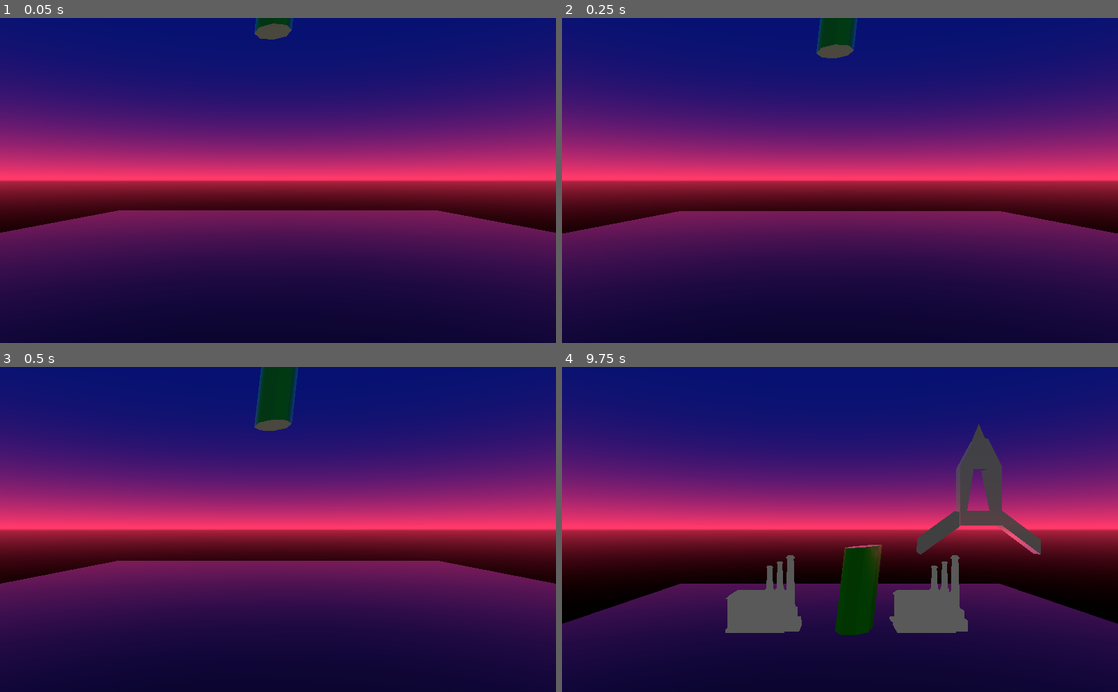
Above: before the commit, frames 1-4 (two rows, left to right).
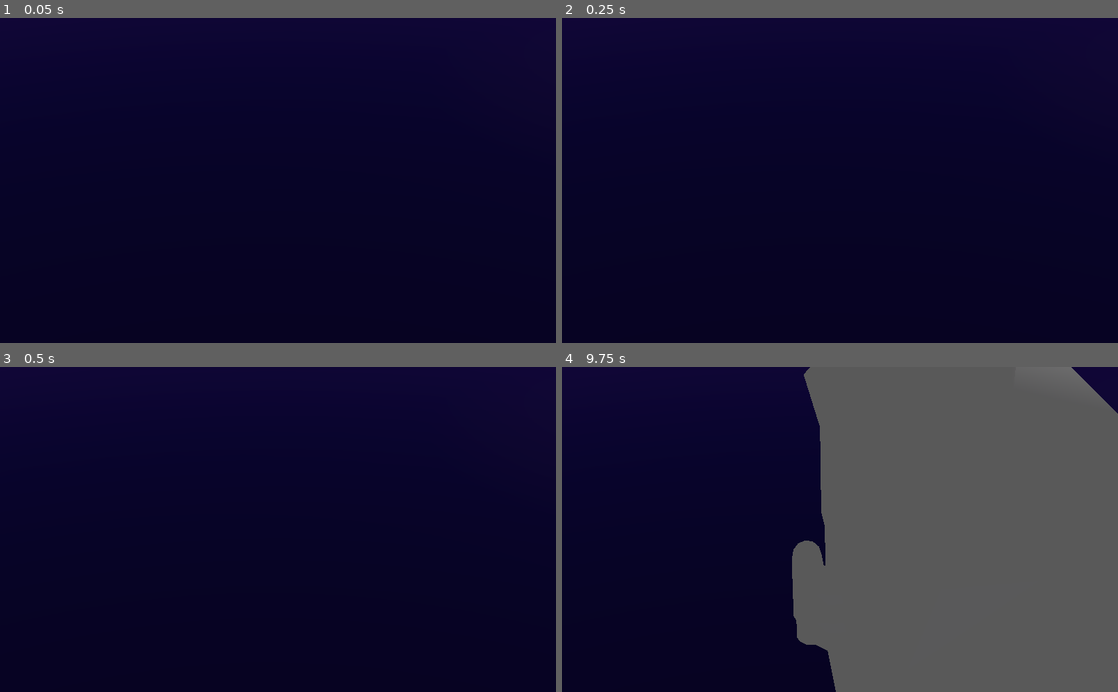
Above: after the commit, the same moments.

Repository: outfrost/SGJ19
Game: Godot game, scene res://main_scene.tscn
The game is run twice, just before and just after one commit, with the same random seed, the same clock (stepped at 60 frames per second) and the same inputs.
Inputs:
- Up to frame 1 (0.05 s): no input
- Up to frame 2 (0.25 s): no input
- Up to frame 3 (0.5 s): no input
- Up to frame 4 (9.75 s): hold D (move_block_right) 0.53-1.28 s; tap Space (drop_block) every 0.75 s from 0.6 to 9.6 s; hold A (move_block_left) 1.28-2.03 s; hold D (move_block_right) 2.03-3.53 s; hold A (move_block_left) 3.53-5.78 s; hold D (move_block_right) 5.78-8.03 s; hold A (move_block_left) 8.03-9.53 s; hold D (move_block_right) from 9.53 s (still down)

The runs differ from the first frame. In frame 1, 88% of the frame differs, in the area x 0-100%, y 0-95%; in frame 2, 88%; in frame 3, 88%; in frame 4, 91%, in the area x 0-100%, y 0-100%.

Commit message:
Progress on lemming climbing blocks

Diff:
--- a/characters/Lemming.gd
+++ b/characters/Lemming.gd
@@ -28,21 +28,40 @@
 		ClimbingState.IDLE:
 			idleTimeElapsed += delta
 			if idleTimeElapsed >= idleTime:
-				var movementDirection = Vector3(1.0 if randf() >= 0.5 else -1.0, 0.0, 0.0)
+				var right = randf() >= 0.5
+				var movementDirection = Vector3.RIGHT if right else Vector3.LEFT
 				var collision = move_and_collide(movementDirection * 32.0, true, false, true)
 				if collision.collider is KinematicBody:
-					climbingState = ClimbingState.ROLLING_LEFT
+					climbingState = ClimbingState.ROLLING_RIGHT \
+					                if right \
+					                else ClimbingState.ROLLING_LEFT
 				else:
+					right = !right
 					movementDirection = - movementDirection
 					collision = move_and_collide(movementDirection * 32.0, true, false, true)
 					if collision.collider is KinematicBody:
-						pass # Move towards the detected KinematicBody
+						climbingState = ClimbingState.ROLLING_RIGHT \
+						                if right \
+						                else ClimbingState.ROLLING_LEFT
 		ClimbingState.ROLLING_LEFT:
-			pass
+			var collision = move_and_collide(Vector3.LEFT * movementSpeed * delta,
+			                                 true,
+			                                 false)
+			if collision:
+				climbingState = ClimbingState.CLIMBING_LEFT
 		ClimbingState.ROLLING_RIGHT:
-			pass
+			var collision = move_and_collide(Vector3.RIGHT * movementSpeed * delta,
+			                                 true,
+			                                 false)
+			if collision:
+				climbingState = ClimbingState.CLIMBING_RIGHT
 		ClimbingState.CLIMBING_LEFT:
-			pass
+			var collision = move_and_collide(Vector3.LEFT * movementSpeed * delta,
+			                                 true,
+			                                 false)
+			move_and_slide_with_snap(Vector3.UP * movementSpeed * delta,
+			                         Vector3(- 4.0, 0.0, 0.0),
+			                         collision.normal)
 		ClimbingState.CLIMBING_RIGHT:
 			pass
 		ClimbingState.ROLLING_UP_LEFT:
@@ -55,20 +74,3 @@
 			pass
 		ClimbingState.JUMPING_UP:
 			pass
-
-	if movementDirection.abs() == 0.0:
-		movementDirection = Vector3(1.0 if randf() >= 0.5 else -1.0, 0.0, 0.0)
-		var collision = move_and_collide(movementDirection * 32.0, true, false, true)
-		if collision.collider is KinematicBody:
-			pass # Move towards the detected KinematicBody
-		else:
-			movementDirection = - movementDirection
-			collision = move_and_collide(movementDirection * 32.0, true, false, true)
-			if collision.collider is KinematicBody:
-				pass # Move towards the detected KinematicBody
-	else:
-		var collision = move_and_collide(movementDirection * movementSpeed * delta, true, false)
-		if collision:
-			move_and_slide_with_snap(movementDirection * movementSpeed * delta,
-			                         movementDirection,
-			                         collision.normal)
--- a/main_scene.tscn
+++ b/main_scene.tscn
@@ -1,24 +1,28 @@
-[gd_scene load_steps=4 format=2]
+[gd_scene load_steps=5 format=2]
 
-[ext_resource path="res://BlockSpawner.gd" type="Script" id=1]
-[ext_resource path="res://baseplatform.tscn" type="PackedScene" id=2]
-[ext_resource path="res://sidewall.tscn" type="PackedScene" id=3]
+[ext_resource path="res://characters/egg.tscn" type="PackedScene" id=1]
+[ext_resource path="res://BlockSpawner.gd" type="Script" id=2]
+[ext_resource path="res://baseplatform.tscn" type="PackedScene" id=3]
+[ext_resource path="res://sidewall.tscn" type="PackedScene" id=4]
 
 [node name="Main Scene" type="Spatial"]
 
+[node name="Egg" parent="." instance=ExtResource( 1 )]
+transform = Transform( 1, 0, 0, 0, 1, 0, 0, 0, 1, 0, 1.01, 0 )
+
 [node name="Block Spawner" type="Spatial" parent="."]
 transform = Transform( 1, 0, 0, 0, 1, 0, 0, 0, 1, 0, 12, 0 )
-script = ExtResource( 1 )
+script = ExtResource( 2 )
 
 [node name="Main Camera" type="Camera" parent="Block Spawner"]
 transform = Transform( 1, 0, 0, 0, 1, 0, 0, 0, 1, 0, -8, 19 )
 fov = 50.0
 far = 256.0
 
-[node name="Base Platform" parent="." instance=ExtResource( 2 )]
+[node name="Base Platform" parent="." instance=ExtResource( 3 )]
 
-[node name="Side Wall Left" parent="." instance=ExtResource( 3 )]
+[node name="Side Wall Left" parent="." instance=ExtResource( 4 )]
 transform = Transform( 1, 0, 0, 0, 1, 0, 0, 0, 1, -17, 0, 0 )
 
-[node name="Side Wall Right" parent="." instance=ExtResource( 3 )]
+[node name="Side Wall Right" parent="." instance=ExtResource( 4 )]
 transform = Transform( 1, 0, 0, 0, 1, 0, 0, 0, 1, 17, 0, 0 )
